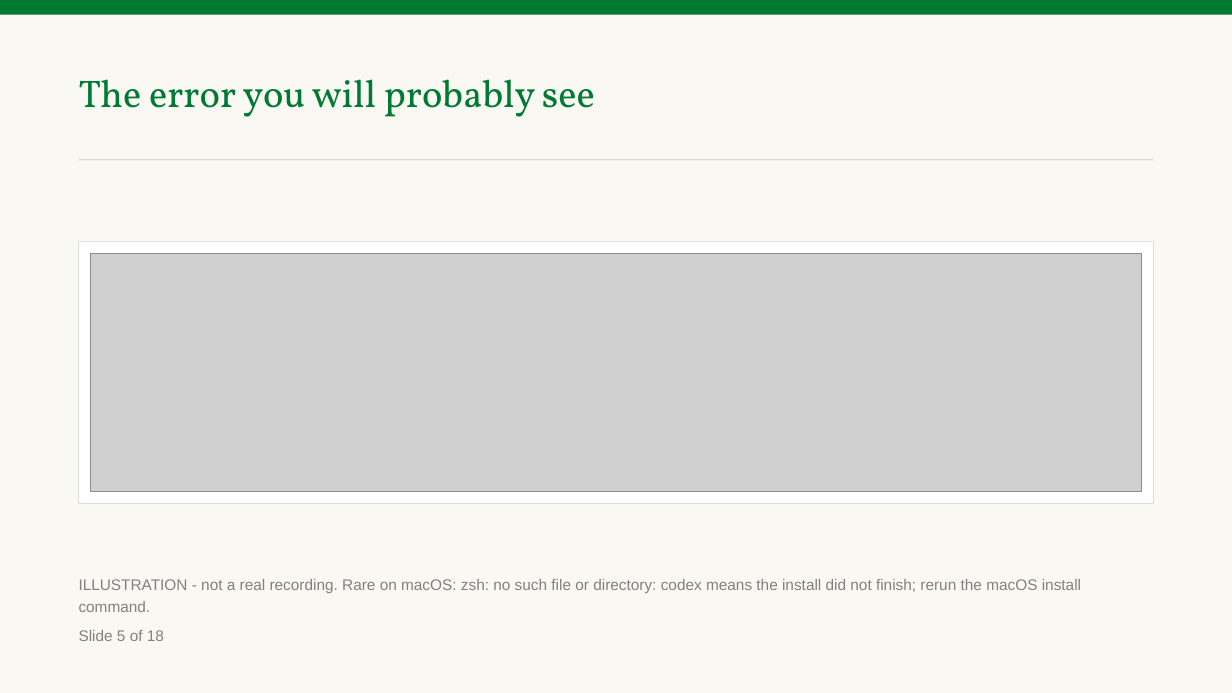
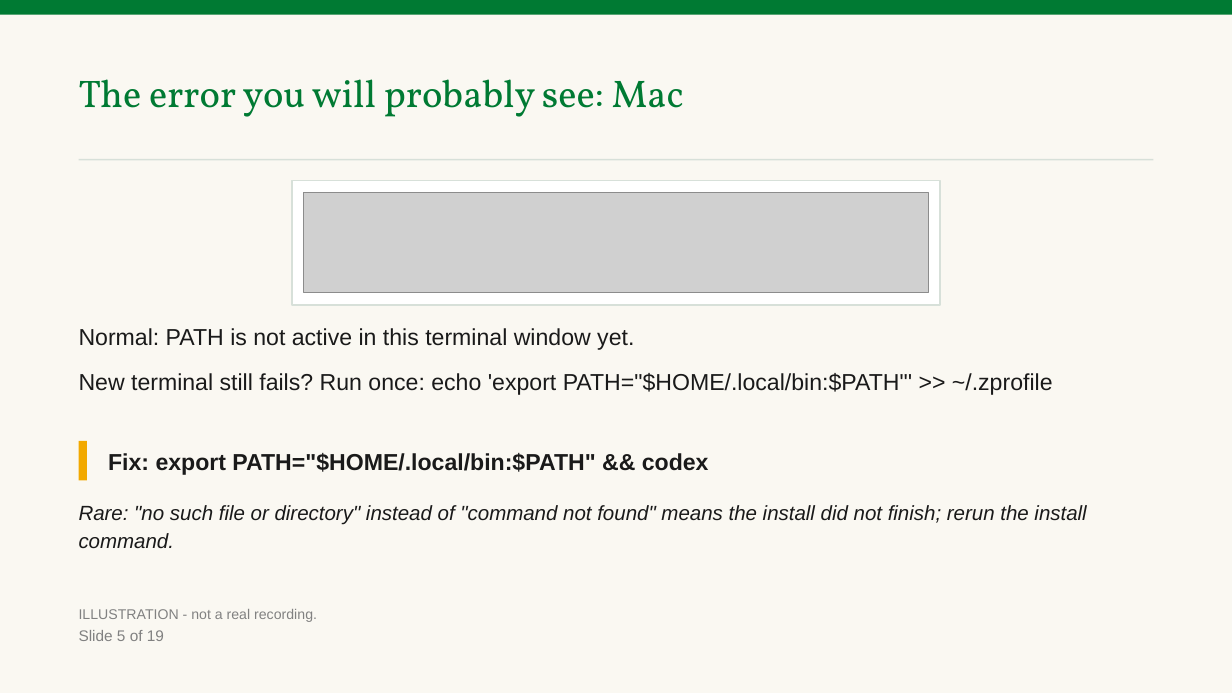
Before and after one commit to benjiesotelo-sudo/Telos_FIN1209, a slide deck: slide 6 of special-lecture/FIN1209-Special-Lecture-AI-Tools-Student-Edition.pptx. Drawn at 1232x693 pixels with LibreOffice and Linux fonts; fonts in the diff are those of the drawing; grey boxes stand for pictures. Boxes give left, top, right and bottom in pixels: in the first picture for what was removed or moved away, otherwise in the second. Text is boxed around its words. In the diff, an @@ line names an element or a change of style, - is before the commit and + after.

```diff
--- a/special-lecture/FIN1209-Special-Lecture-AI-Tools-Student-Edition.pptx
+++ b/special-lecture/FIN1209-Special-Lecture-AI-Tools-Student-Edition.pptx
@@ text at [79, 79, 684, 117]: text changed @@
-The error you will probably see
+The error you will probably see: Mac
@@ rectangle: place and size @@
-rectangle at [79, 241, 1153, 504]
+rectangle at [292, 180, 940, 305]
@@ picture added at [304, 192, 928, 293] @@
@@ picture removed at [91, 253, 1141, 492] @@
@@ text added at [79, 328, 1053, 395], 18 pt, text #1A1A1A @@
+Normal: PATH is not active in this terminal window yet.
+New terminal still fails? Run once: echo 'export PATH="$HOME/.local/bin:$PATH"' >> ~/.zprofile
@@ rectangle added at [79, 441, 87, 481], fill #F2A900 @@
@@ text added at [108, 453, 709, 475], 18 pt, text #1A1A1A, bold @@
+Fix: export PATH="$HOME/.local/bin:$PATH" && codex
@@ text at [79, 505, 1086, 549]: text changed; size 12 to 16 pt; text colour #818181 to #1A1A1A; italic on @@
-ILLUSTRATION - not a real recording. Rare on macOS: zsh: no such file or directory: codex means the install did not finish; rerun the macOS install command.
+Rare: "no such file or directory" instead of "command not found" means the install did not finish; rerun the install command.
@@ text added at [79, 609, 317, 622], 11 pt, text #818181 @@
+ILLUSTRATION - not a real recording.
```
Also in this commit, not shown: 16 other slides changed, 1 slide added, 3 other files.
